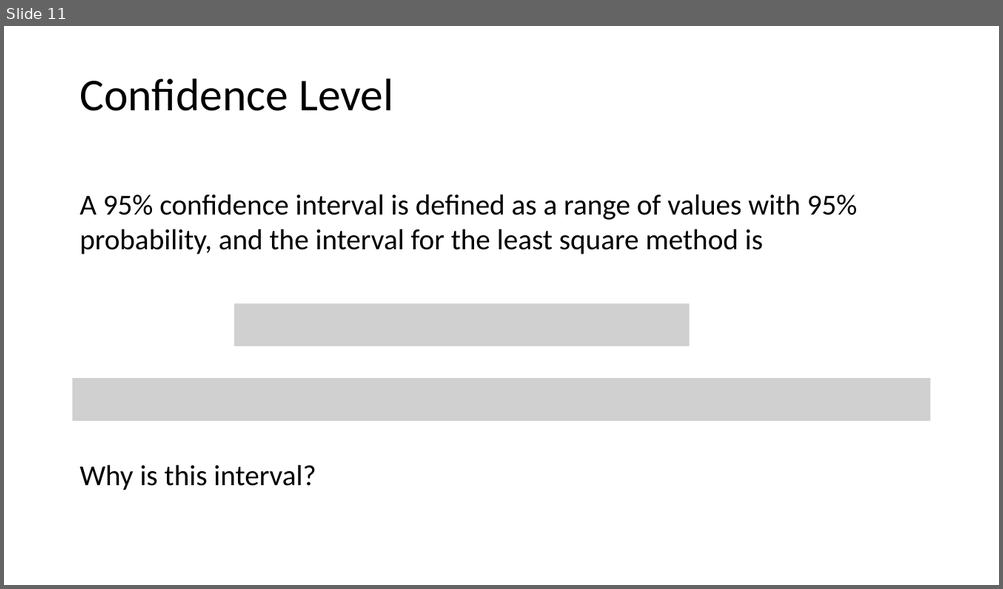
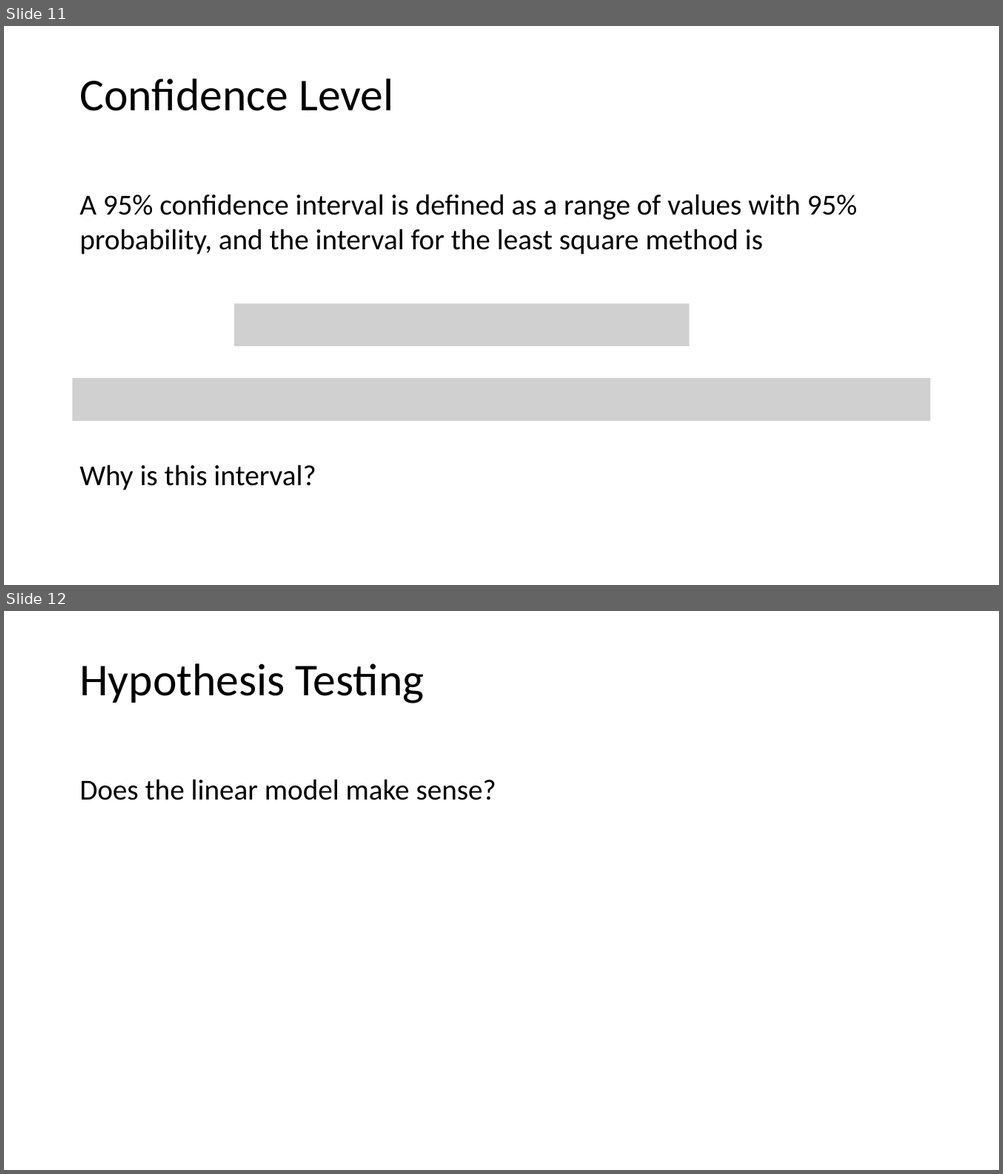
Before and after one commit to tianzheng4/tianzheng4.github.io, a slide deck: _umkc-teaching/slides/Lecture3.pptx. Shown one above the other, each under a label of ours: slide 11 before the commit, slides 11 and 12 after it. The pictures are 1003x589 and 1003x1174 pixels, drawn with LibreOffice and Linux fonts; fonts in the diff are those of the drawing; grey boxes stand for pictures. Boxes give left, top, right and bottom in pixels: in the first picture for what was removed or moved away, otherwise in the second. Text is boxed around its words. In the diff, an @@ line names an element or a change of style, - is before the commit and + after.

```diff
--- a/_umkc-teaching/slides/Lecture3.pptx
+++ b/_umkc-teaching/slides/Lecture3.pptx
@@ slide 12 added at (4, 611, 999, 1170), background #FFFFFF @@
@@ title added at (79, 664, 424, 703), 44 pt, text #000000 @@
+Hypothesis Testing
@@ text added at (79, 779, 496, 800), 28 pt, text #000000 @@
+Does the linear model make sense?
```
Also in this commit, not shown: 1 slide changed.
